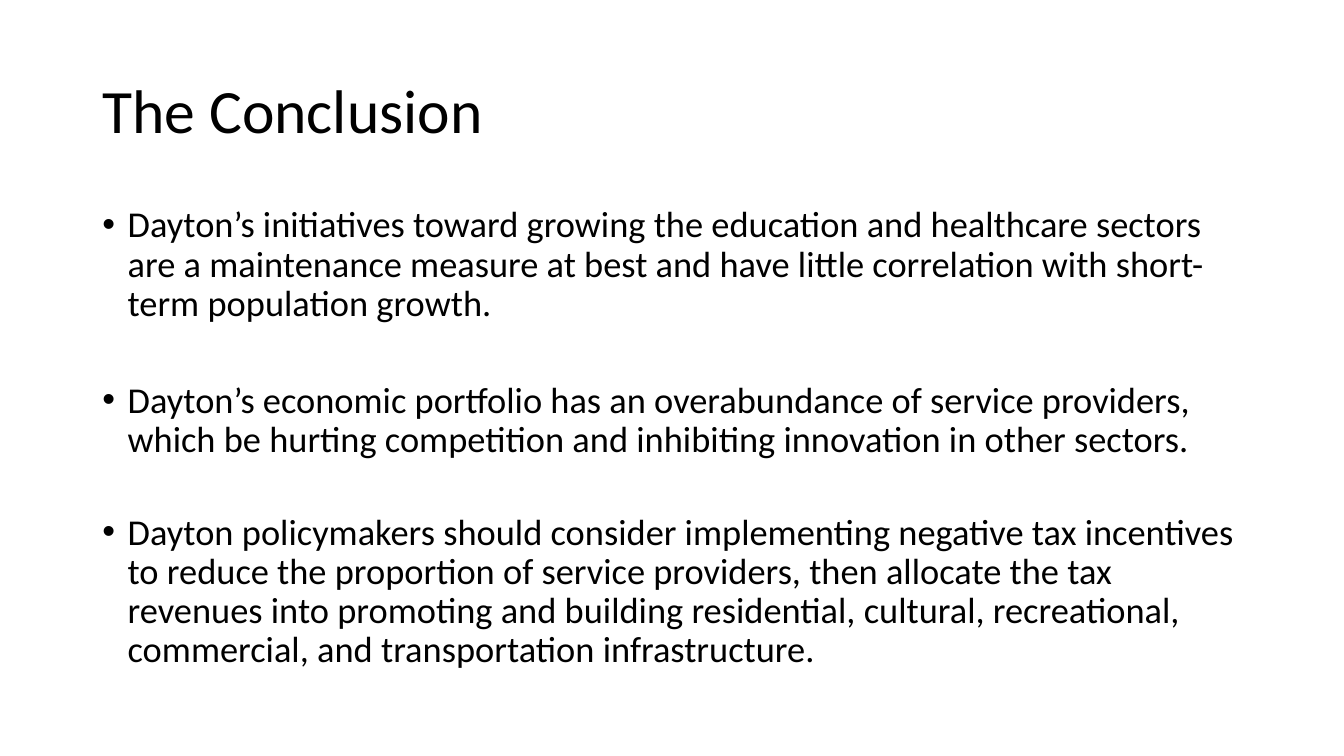
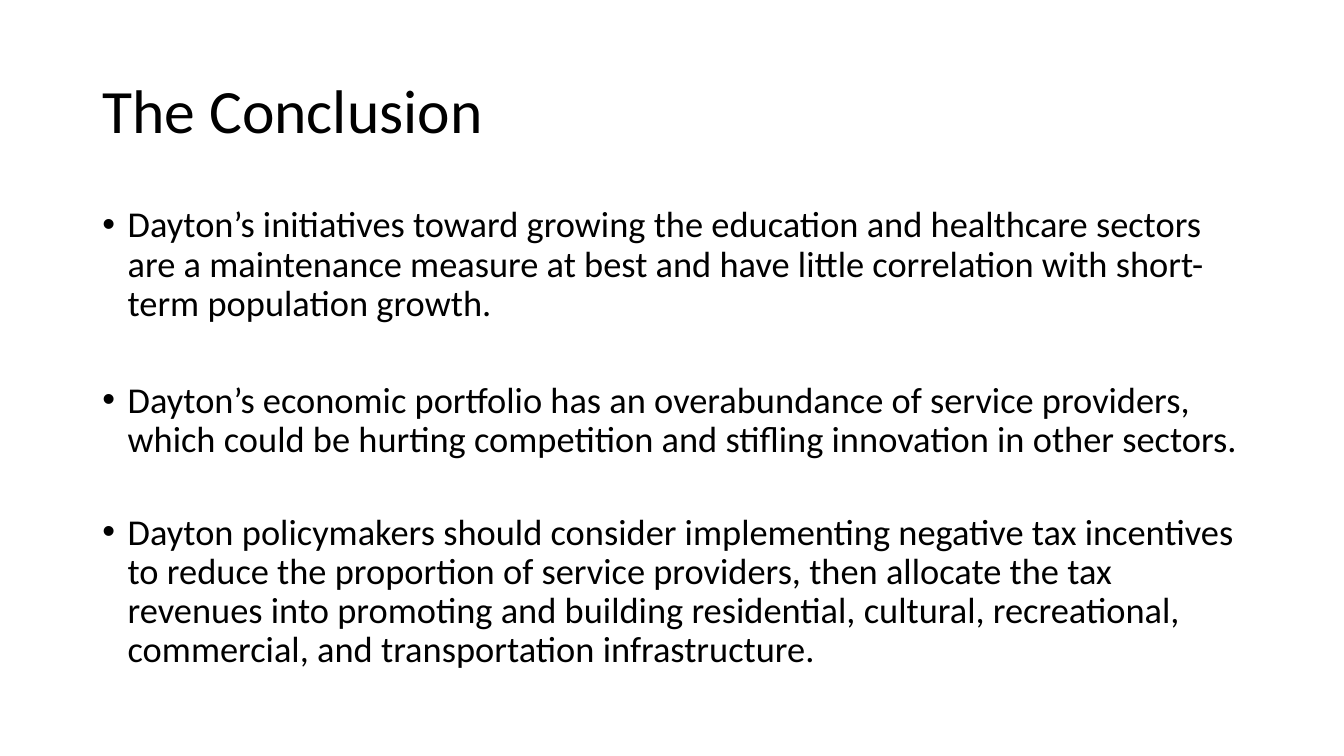
Before and after one commit to CMDavis1986/Coursera_Capstone, a slide deck: slide 6 of Dayton Ohio - Rethinking the Employer Portfolio for Population Growth - FINAL.pptx. Drawn at 1344x756 pixels with LibreOffice and Linux fonts; fonts in the diff are those of the drawing. Boxes give left, top, right and bottom in pixels: in the first picture for what was removed or moved away, otherwise in the second. Text is boxed around its words. In the diff, an @@ line names an element or a change of style, - is before the commit and + after.

```diff
--- a/Dayton Ohio - Rethinking the Employer Portfolio for Population Growth - FINAL.pptx
+++ b/Dayton Ohio - Rethinking the Employer Portfolio for Population Growth - FINAL.pptx
@@ text at <box>128,387,1236,459</box>: text changed @@
-• Dayton’s economic portfolio has an overabundance of service providers, which be hurting competition and inhibiting innovation in other sectors.
+• Dayton’s economic portfolio has an overabundance of service providers, which could be hurting competition and stifling innovation in other sectors.
```
